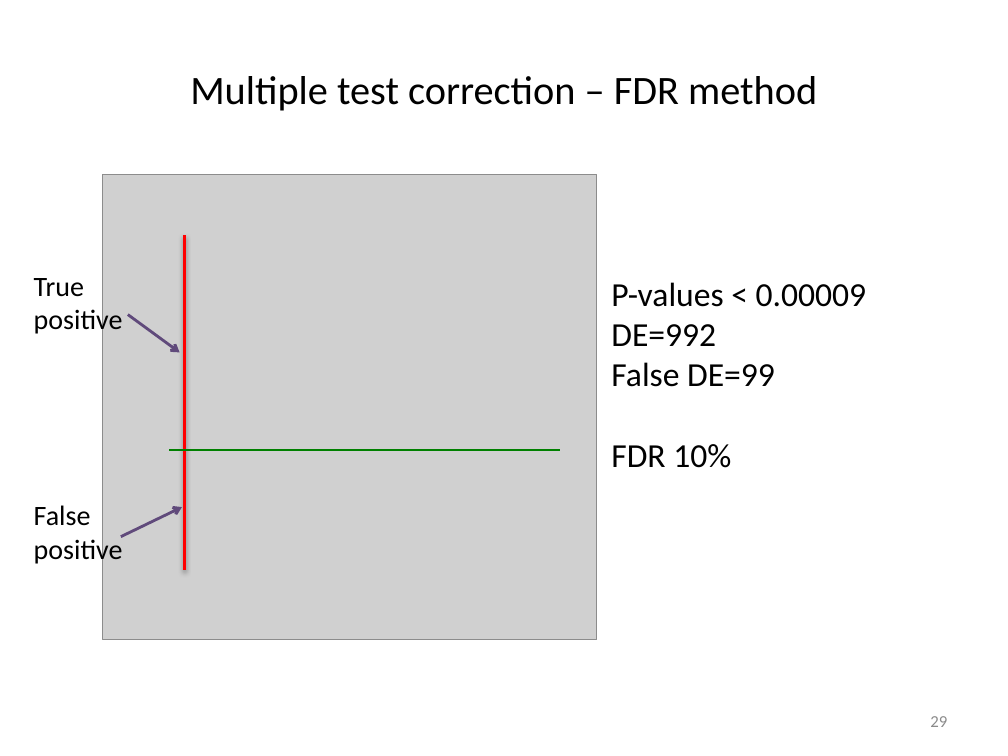
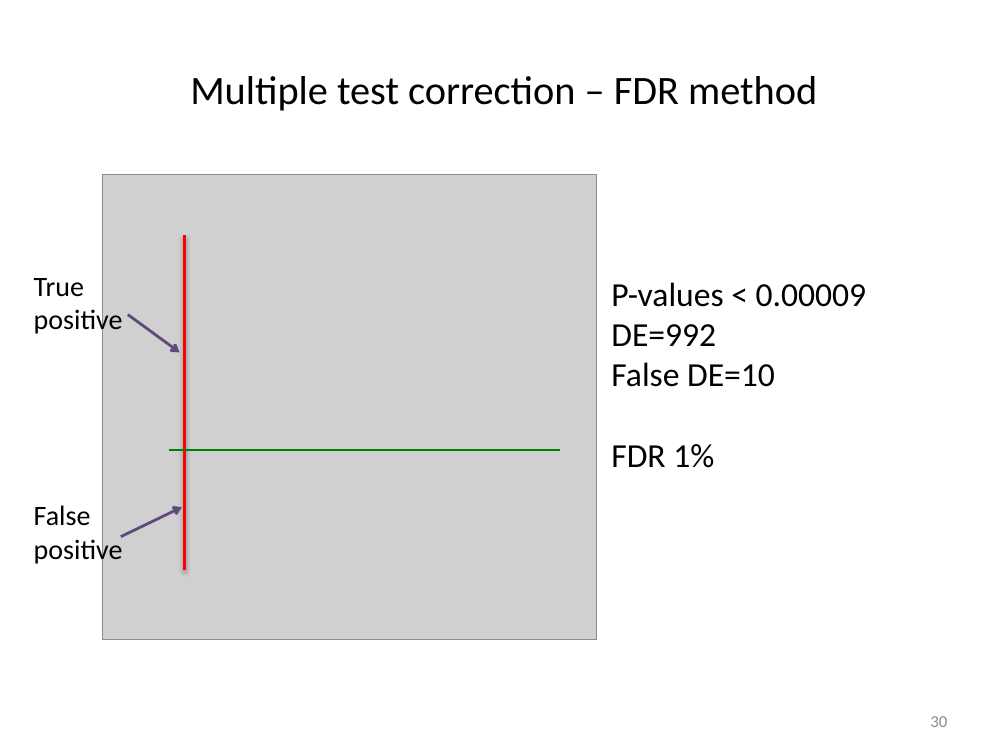
Before and after one commit to liu3zhenlab/teaching, a slide deck: slide 30 of PLPTH813Bioinformatis/2023/lectures/lecture16_DE.pptx (slide 29 before the commit). Drawn at 1008x756 pixels with LibreOffice and Linux fonts; fonts in the diff are those of the drawing; grey boxes stand for pictures. Boxes give left, top, right and bottom in pixels: in the first picture for what was removed or moved away, otherwise in the second. Text is boxed around its words. In the diff, an @@ line names an element or a change of style, - is before the commit and + after.

```diff
--- a/PLPTH813Bioinformatis/2023/lectures/lecture16_DE.pptx
+++ b/PLPTH813Bioinformatis/2023/lectures/lecture16_DE.pptx
@@ text at (611,362,775,468): text changed @@
-False DE=99
-FDR 10%
+False DE=10
+FDR 1%
@@ page number at (930,716,947,727): text changed @@
-29
+30
```
Also in this commit, not shown: 14 other slides changed, 1 slide added, 4 other files.
